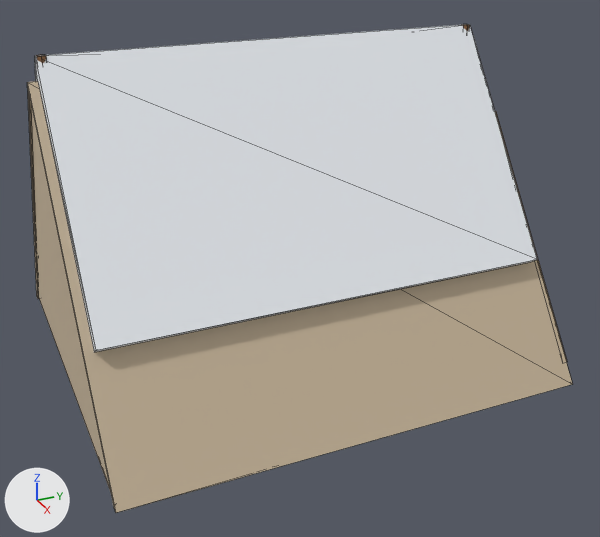
The glTF model winter-survival/assets/models/tent.glb, before and after one commit.
Both versions are drawn from a 50 mm camera at (4.23, -1.76, 2.55) aimed at (0.21, 0.05, 0.54). The lights are fixed; the arrows at lower left show +X, +Y and +Z. The picture after the commit comes second. Mesh edges are drawn as thin lines. Objects named as collision shapes, trigger or cutter boxes, shadow casters or lower levels of detail are left out. Vertices at exactly the same position are counted once.

Objects in the first picture: 'Tent'.
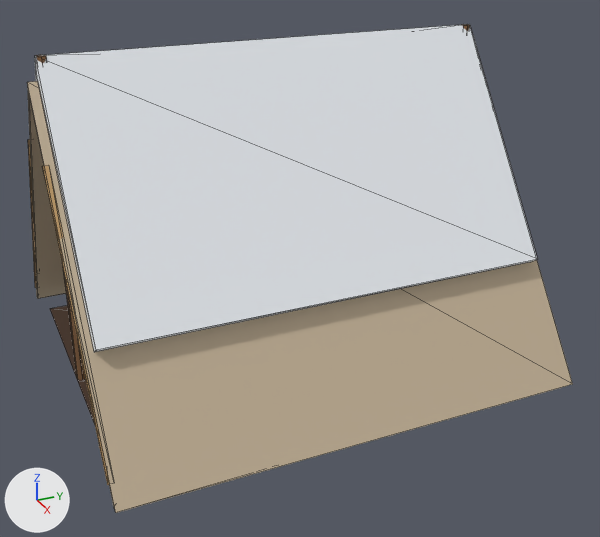
Diff of the bpy script that builds the scene:
```diff
--- a/winter-survival/assets/models/tent.glb.py
+++ b/winter-survival/assets/models/tent.glb.py
@@ mat_palette_vcol @@
+mat_palette_vcol = bpy.data.materials.new('palette_vcol')
+mat_palette_vcol.use_nodes = True; mat_palette_vcol.node_tree.nodes.clear()
+_N = mat_palette_vcol.node_tree.nodes; _L = mat_palette_vcol.node_tree.links
+n0 = _N.new('ShaderNodeBsdfPrincipled'); n0.name = 'Principled BSDF'
+n0.inputs[2].default_value = 0.9  # 'Roughness'
+n1 = _N.new('ShaderNodeOutputMaterial'); n1.name = 'Material Output'
+n2 = _N.new('ShaderNodeVertexColor'); n2.name = 'Color Attribute'
+_L.new(n0.outputs[0], n1.inputs[0])  # 'BSDF' to 'Surface'
+_L.new(n2.outputs[0], n0.inputs[0])  # 'Color' to 'Base Color'
@@ me_tent @@
 # used by ob_tent; location = (0.0, 0.0, 0.0)
-me_tent.from_pydata(...)  # 70 vertices, 106 faces; spans x -1.2..1.2, y -1.3..1.31, z 0.0..1.82
-me_tent.materials.append(mat_snow)  # white #f1f5fa
-me_tent.materials.append(mat_wood_light)  # orange #c7a16b
-me_tent.materials.append(mat_wood)  # brown #8b6543
+me_tent.from_pydata(...)  # 70 vertices, 106 faces; spans x -1.2..1.2, y -1.31..1.3, z 0.0..1.82
+# me_tent part 1: the loose piece of 6 vertices spanning x -1.17..1.17, y -1.29..-1.25, z 0.0..1.66 is turned 180 degrees about the z axis through the mesh origin, in mat_palette_vcol
+# me_tent part 2: the loose piece of 6 vertices spanning x 0.25..1.12, y 1.28..1.31, z 0.1..1.35 is moved by (0.0, -2.59, 0.0), in mat_palette_vcol
+# me_tent part 3: the loose piece of 6 vertices spanning x -1.12..-0.25, y 1.28..1.31, z 0.1..1.35 is moved by (0.0, -2.59, 0.0), in mat_palette_vcol
+# me_tent part 4: 24 faces spanning x -1.2..1.2, y -1.3..1.3, z 0.0..1.7 switch from mat_cloth (beige #c9b79c) to mat_palette_vcol
+# me_tent part 5: 2 faces spanning x -0.95..0.95, y -1.25..1.25, z 0.01 switch from mat_wood_dark (brown #4a3426) to mat_palette_vcol
+# other edits to the shape of me_tent do not show in these pictures
```

Location of each change, (x1, y1, x2, y2) in pixels of the pictures (600 x 537 px; the box of a moved part takes in the faces that stretch with it):
part 1 of me_tent, moved or reshaped (not visible afterwards): before (31, 106, 110, 489)
part 2 of me_tent, moved or reshaped: before (495, 111, 567, 362); after (43, 165, 110, 485)
part 3 of me_tent, moved or reshaped (not visible before): after (28, 140, 36, 288)
part 4 of me_tent, recoloured: (28, 102, 567, 493) in both
part 5 of me_tent, recoloured (brown): after (50, 305, 95, 425)
